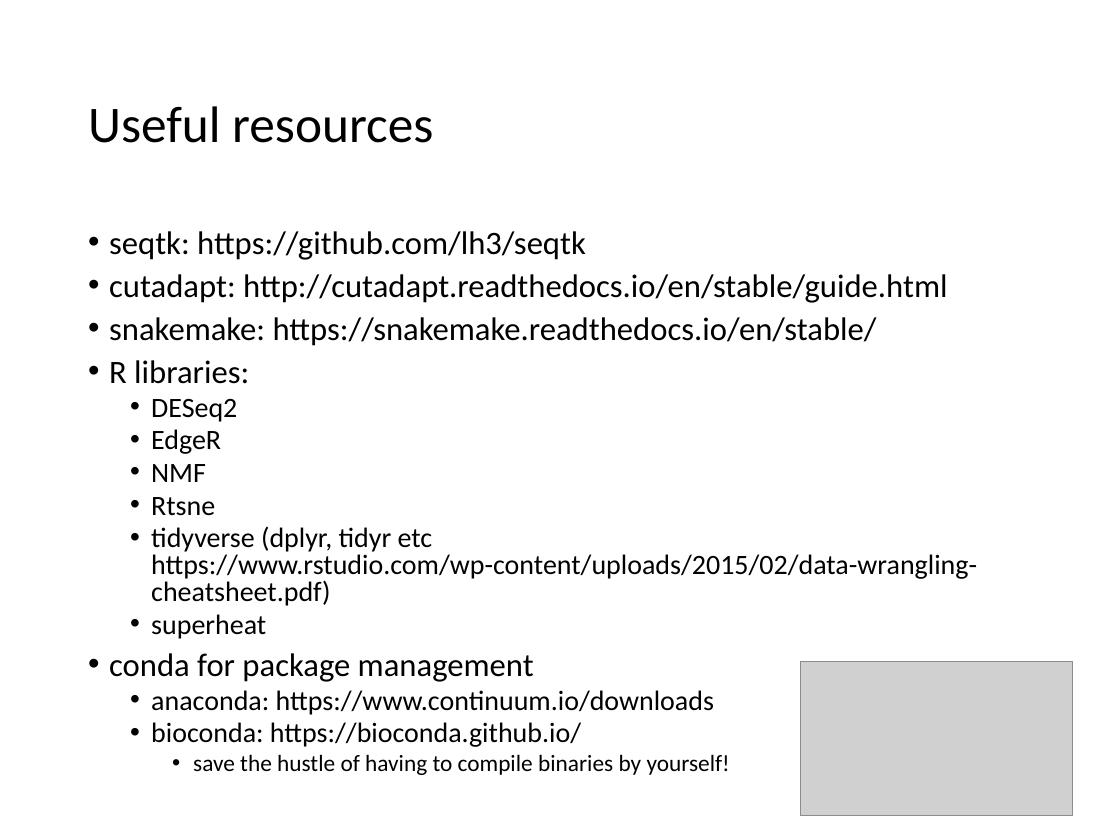
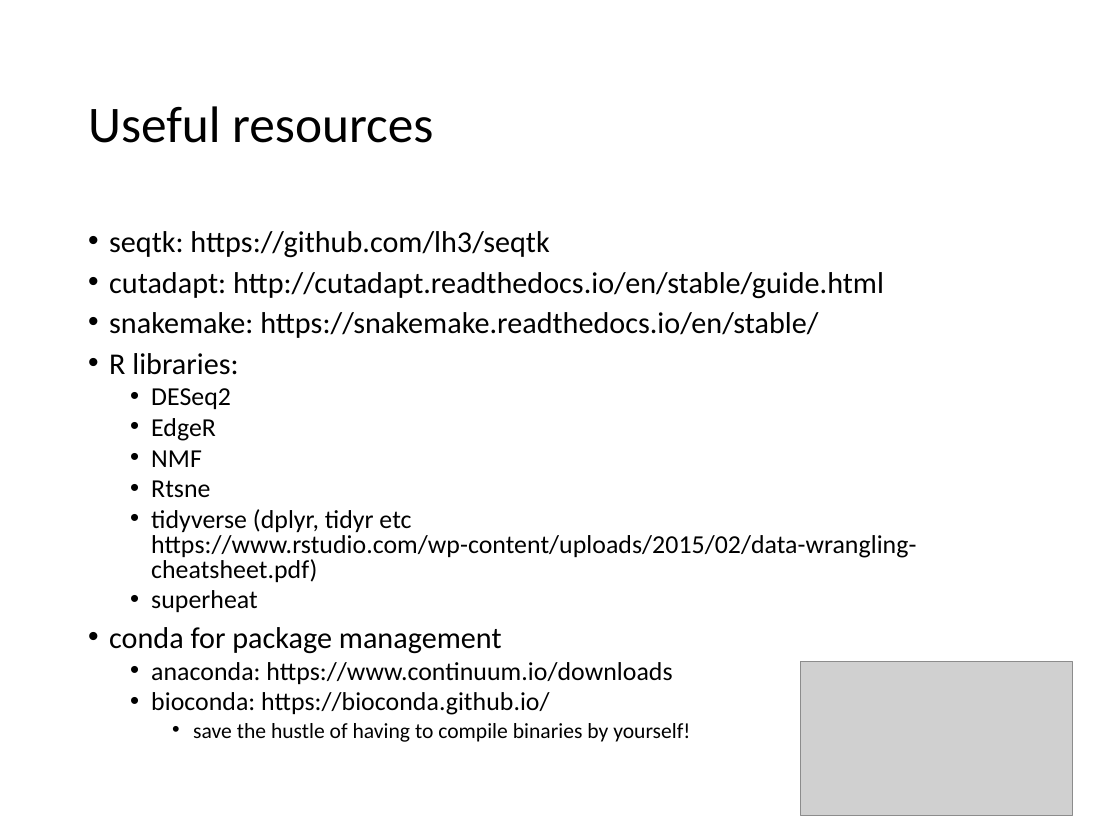
Before and after one commit to Yue-Jiang/achems, a slide deck: slide 16 of rnaseq_workshop.pptx (slide 15 before the commit). Drawn at 1120x840 pixels with LibreOffice and Linux fonts; fonts in the diff are those of the drawing; grey boxes stand for pictures. Boxes give left, top, right and bottom in pixels: in the first picture for what was removed or moved away, otherwise in the second. Text is boxed around its words. In the diff, an @@ line names an element or a change of style, - is before the commit and + after.

```diff
--- a/rnaseq_workshop.pptx
+++ b/rnaseq_workshop.pptx
@@ text "seqtk: https://github.com/lh3/seqtk" at [109,231,916,742]: size 21 to 19.4 pt in "seqtk: https://github.com/lh3/seqtk", "cutadapt: http://cutadapt.readthedocs.io/en/stable/guide.htm ...", "snakemake: https://snakemake.readthedocs.io/en/stable/", "R libraries:" and 1 more places; size 18 to 16.6 pt in "DESeq2", "EdgeR", "NMF", "Rtsne" and 4 more places; size 15 to 13.9 pt in "save the hustle of having to compile ..." @@
```
Also in this commit, not shown: 1 other slide changed, 1 slide added.
